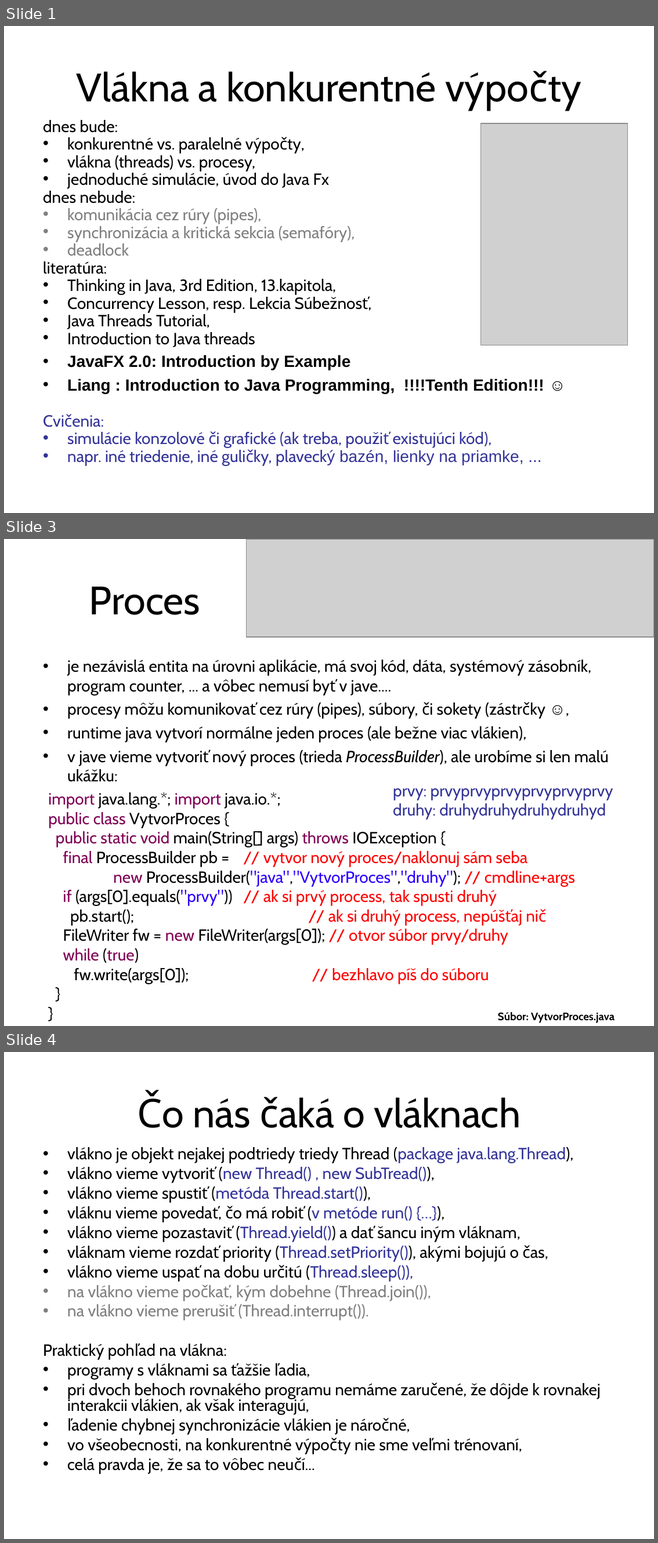
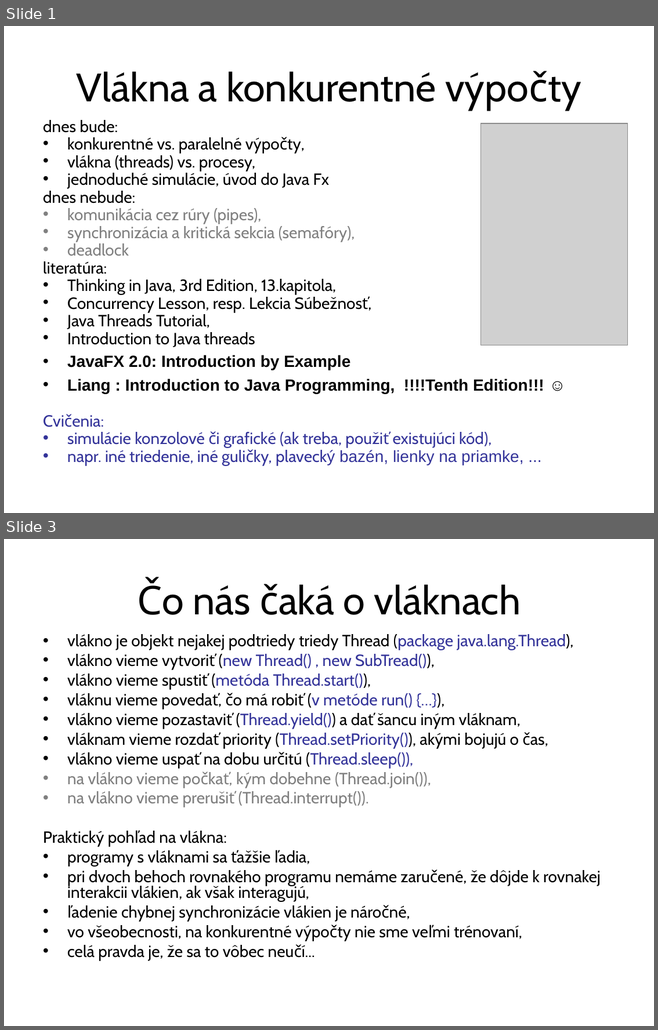
Before and after one commit to Programovanie4/Prednasky, a slide deck: 08/08_java.ppt. Shown one above the other, each under a label of ours: slides 1, 3 and 4 before the commit, slides 1 and 3 after it; the slides between them are not shown. The pictures are 658x1543 and 658x1030 pixels, drawn with LibreOffice and Linux fonts; fonts in the diff are those of the drawing; grey boxes stand for pictures. Boxes give left, top, right and bottom in pixels: in the first picture for what was removed or moved away, otherwise in the second. Text is boxed around its words. In the diff, an @@ line names an element or a change of style, - is before the commit and + after.

```diff
--- a/08/08_java.ppt
+++ b/08/08_java.ppt
@@ slide 3 removed at [4,539,654,1026], background #FFFFFF @@
@@ picture removed at [246,539,654,637] @@
@@ title removed at [89,587,200,615] @@
-Proces
@@ text removed at [67,660,608,782] @@
-• je nezávislá entita na úrovni aplikácie, má svoj kód, dáta, systémový zásobník, program counter, ... a vôbec nemusí byť v jave....
-• procesy môžu komunikovať cez rúry (pipes), súbory, či sokety (zástrčky ☺,
-• runtime java vytvorí normálne jeden proces (ale bežne viac vlákien),
-• v jave vieme vytvoriť nový proces (trieda ProcessBuilder), ale urobíme si len malú ukážku:
@@ text removed at [48,792,575,984] @@
-import java.lang.*; import java.io.*;
-public class VytvorProces {
-public static void main(String[] args) throws IOException {
-final ProcessBuilder pb = // vytvor nový proces/naklonuj sám seba
-new ProcessBuilder("java","VytvorProces","druhy"); // cmdline+args
-if (args[0].equals("prvy")) // ak si prvý process, tak spusti druhý
-pb.start(); // ak si druhý process, nepúšťaj nič
-FileWriter fw = new FileWriter(args[0]); // otvor súbor prvy/druhy
-while (true)
-fw.write(args[0]); // bezhlavo píš do súboru
-}
-}
@@ text removed at [393,788,613,820] @@
-prvy: prvyprvyprvyprvyprvyprvy
-druhy: druhydruhydruhydruhyd
@@ text removed at [498,1012,614,1023] @@
-Súbor: VytvorProces.java
@@ what was slide 4 is now slide 3 @@
```
Also in this commit, not shown: 4 slides changed, 3 other files.
